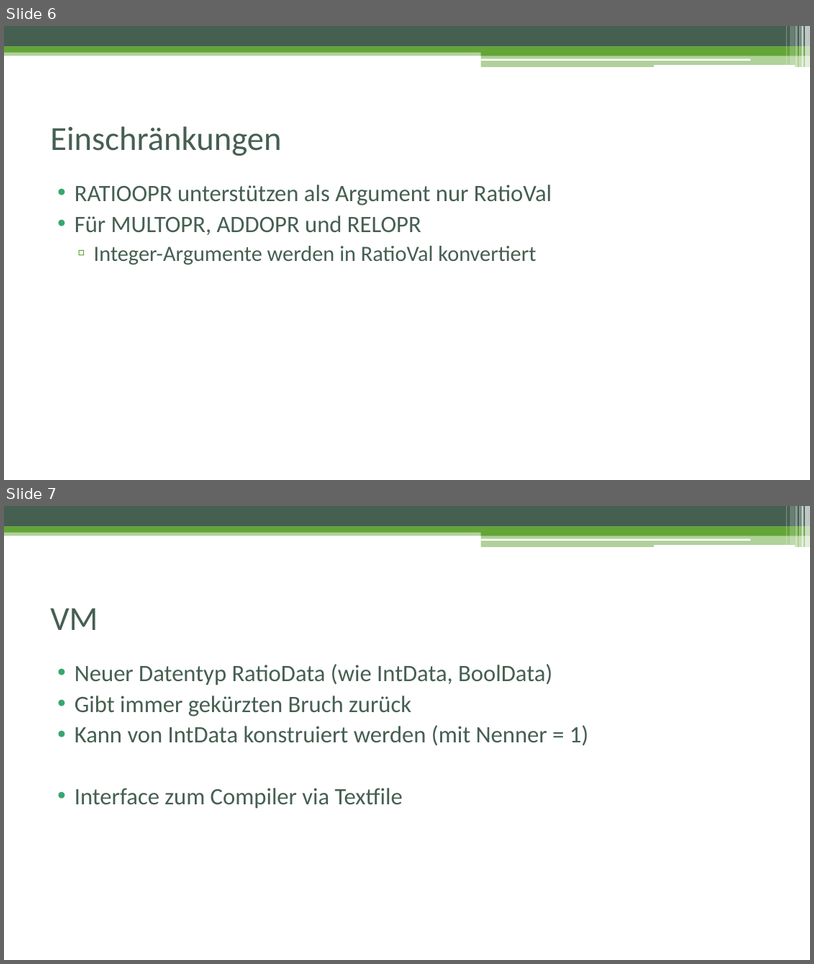
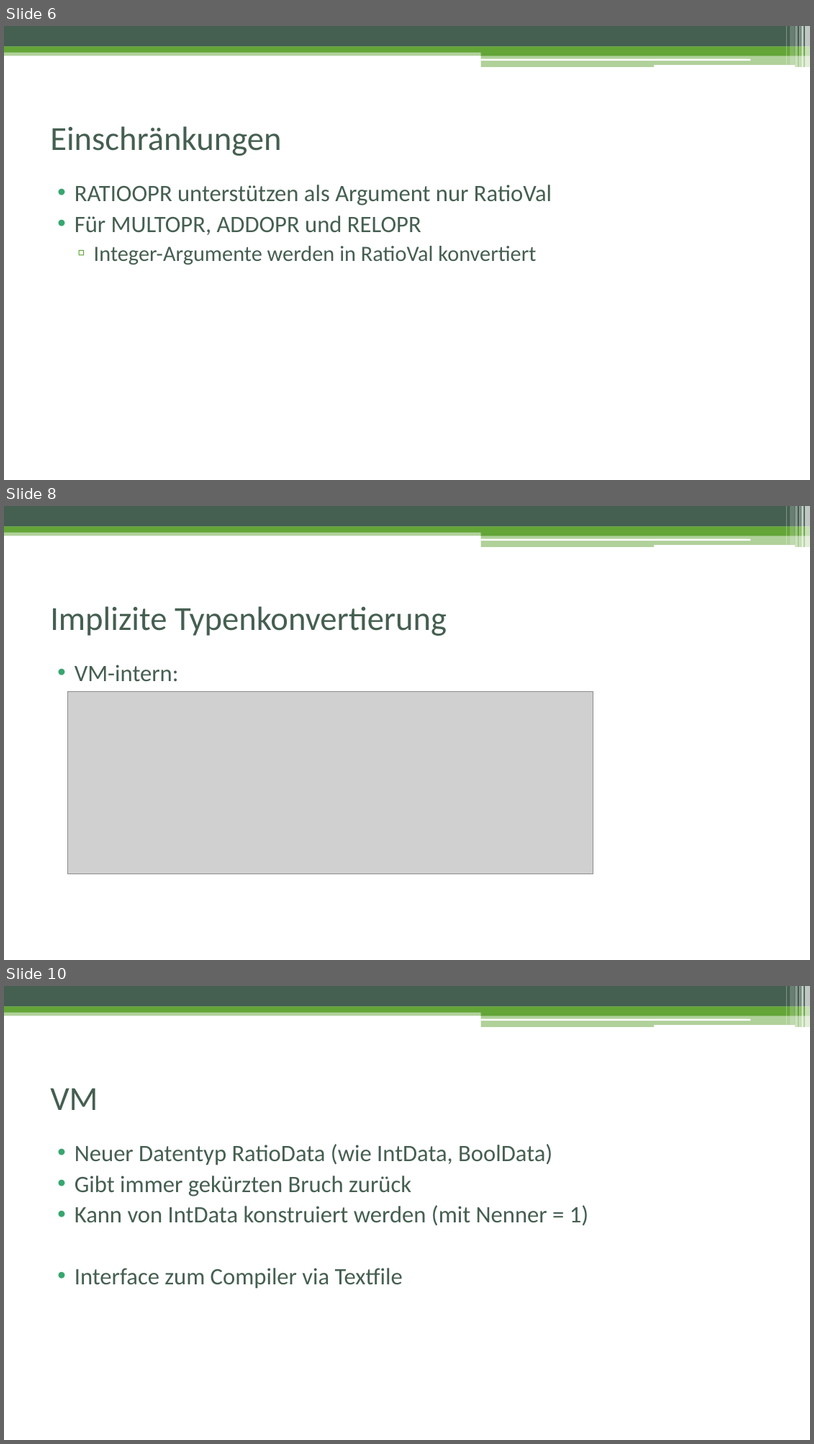
Before and after one commit to cguedel/fhnw-cpib, a slide deck: docs/Präsentation_Schlussbericht.pptx. Shown one above the other, each under a label of ours: slides 6 and 7 before the commit, slides 6, 8 and 10 after it; the slides between them are not shown. The pictures are 814x964 and 814x1444 pixels, drawn with LibreOffice and Linux fonts; fonts in the diff are those of the drawing; grey boxes stand for pictures. Boxes give left, top, right and bottom in pixels: in the first picture for what was removed or moved away, otherwise in the second. Text is boxed around its words. In the diff, an @@ line names an element or a change of style, - is before the commit and + after.

```diff
--- a/docs/Präsentation_Schlussbericht.pptx
+++ b/docs/Präsentation_Schlussbericht.pptx
@@ slide 8 added at (x1=4, y1=506, x2=810, y2=960), background #FFFFFF; not listed: 13 template elements that a slide beside it also shows @@
@@ title added at (x1=50, y1=606, x2=447, y2=636), 40 pt, text #455F51 @@
+Implizite Typenkonvertierung
@@ text added at (x1=75, y1=664, x2=179, y2=681), 28 pt, text #455F51 @@
+• VM-intern:
@@ picture added at (x1=68, y1=691, x2=593, y2=874) @@
@@ what was slide 7 is now slide 10 @@
```
Also in this commit, not shown: 1 slide changed, 2 other slides added, 2 other files.
